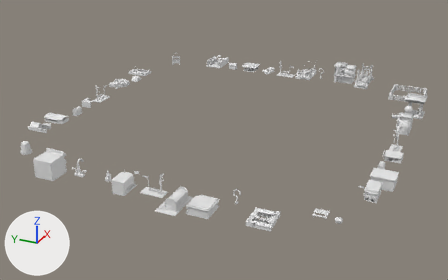
The FBX model Assets/FBX/allbuildings1.fbx, before and after one commit.
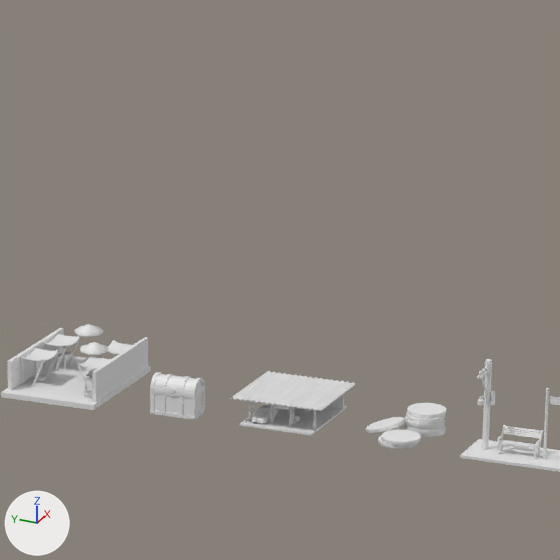
The first picture shows the older version from a 50 mm camera at (-105.5, -45.4, 48.6) aimed at (-2.3, 1.0, -3.0). The close-ups show both versions on the part from 46% to 65% of the width and 2% to 33% of the height of that picture; other places that the commit changed are outside them. Every picture has the same lights, and +X, +Y and +Z are marked at lower left. Where no turn or scale is listed for an object, it has been applied to the vertices.

The scene before the commit, as lines of its bpy script (objects in view):
```python
me_cube_020 = bpy.data.meshes.new('Cube.020')
me_cube_020.from_pydata(...)  # 3541 vertices, 3312 faces; spans x -1.94..1.86, y -1.85..1.86, z 0.0..1.11
me_cube_039 = bpy.data.meshes.new('Cube.039')
me_cube_039.from_pydata(...)  # 1058 vertices, 788 faces; spans x -0.55..0.52, y -0.97..0.96, z -0.5..1.0
me_cube_064 = bpy.data.meshes.new('Cube.064')
me_cube_064.from_pydata(...)  # 1190 vertices, 1363 faces; spans x -2.4..3.13, y -2.1..1.86, z 0.0..1.78
ob_chest_3_001 = bpy.data.objects.new('Chest 3.001', me_cube_039)
ob_chest_3_001.location = (31.34, 13.68, 0.73)
ob_el_mercado = bpy.data.objects.new('El Mercado', me_cube_064)
ob_el_mercado.location = (32.74, 18.88, 0.23)
ob_la_terminal_toon_s_001 = bpy.data.objects.new('La Terminal Toon S.001', me_cube_020)
ob_la_terminal_toon_s_001.location = (32.78, 9.45, 0.23)
# also in view: 'San Juan De Dios.001' at (31.8, -0.1, 2.0); 'Tax.001' at (32.2, 4.8, 0.7)
```
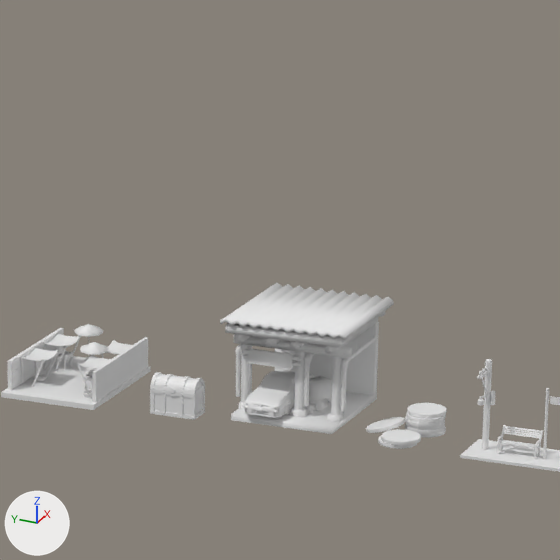
What differs and where, as boxes (x1, y1, x2, y2) in the close-ups (560 x 560 px):
'building_la_terminal', added
    after: (220, 283, 393, 434)
'La Terminal Toon S.001', deleted
    before: (230, 371, 356, 435)

The edits, one by one:
Mesh me_cube_098 is new.
It has 1311 vertices, 1213 faces and spans x -1.7..3.66, y -2.59..2.46, z 0.0..4.07.
Object 'La Terminal Toon S.001' (ob_la_terminal_toon_s_001) is deleted.
Object 'building_la_terminal' (ob_building_la_terminal) is new; it shows me_cube_098.
Its location is (32.78, 9.45, 0.23).
